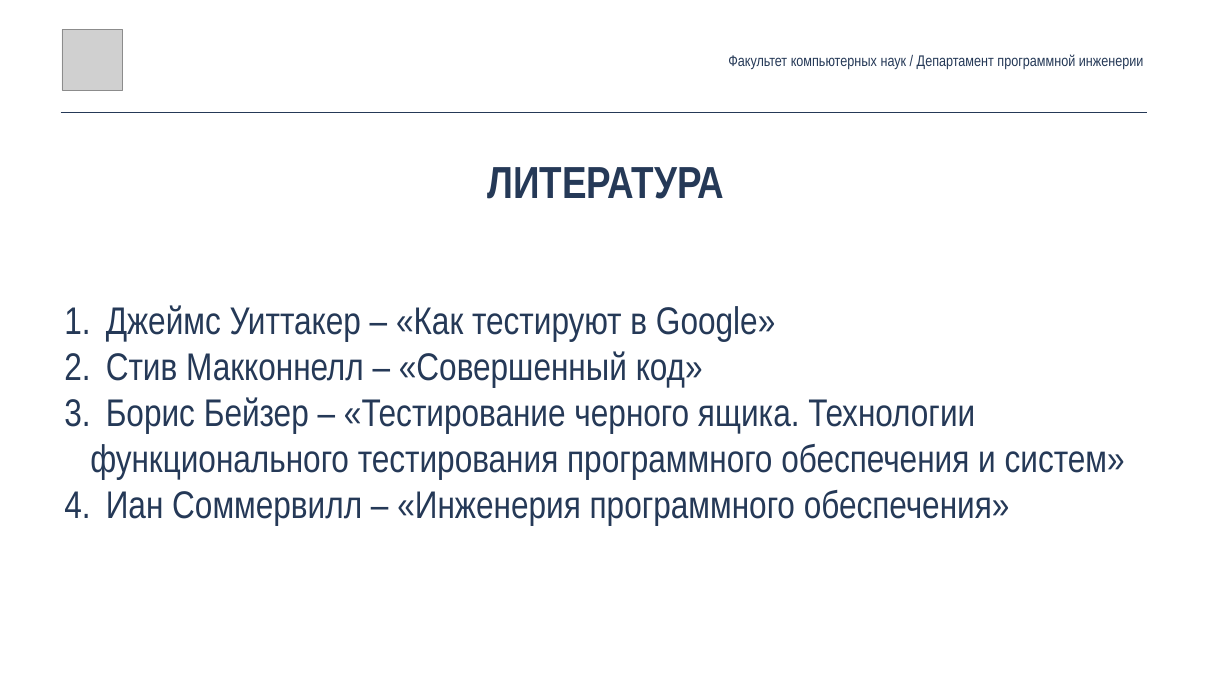
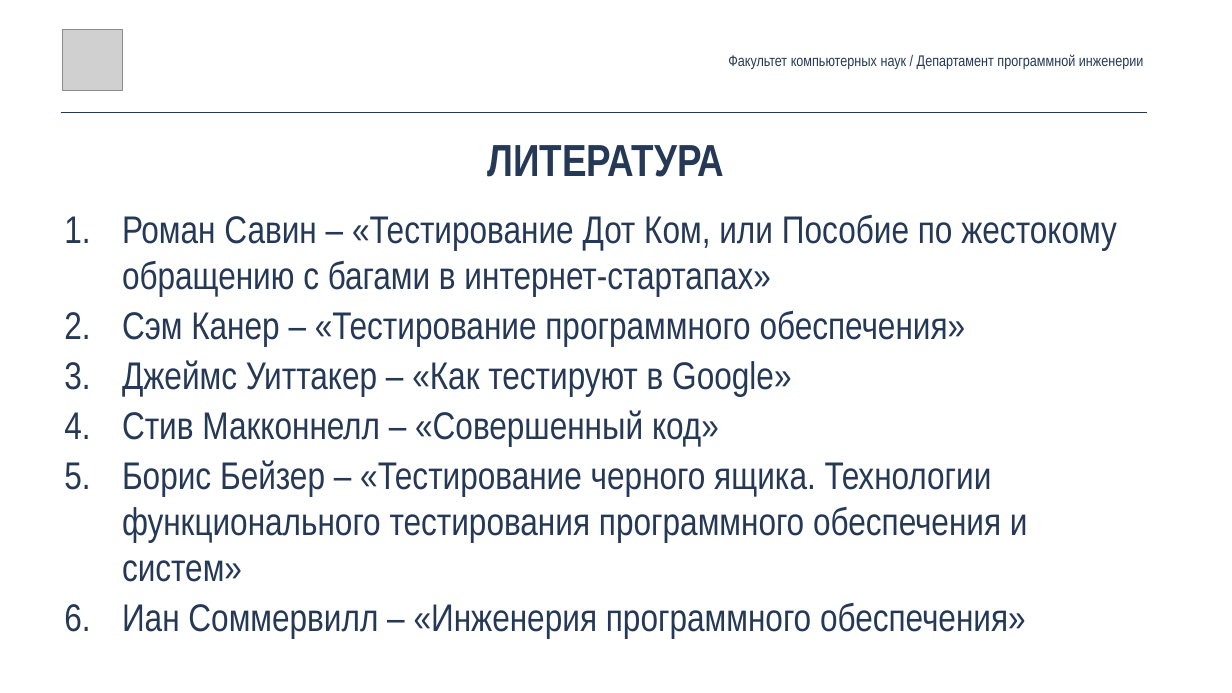
Before and after one commit to andrewt0301/qa-testing-course, a slide deck: slide 10 of seminars/seminar01/Seminar01.pptx (slide 9 before the commit). Drawn at 1232x693 pixels with LibreOffice and Linux fonts; fonts in the diff are those of the drawing; grey boxes stand for pictures. Boxes give left, top, right and bottom in pixels: in the first picture for what was removed or moved away, otherwise in the second. Text is boxed around its words. In the diff, an @@ line names an element or a change of style, - is before the commit and + after.

```diff
--- a/seminars/seminar01/Seminar01.pptx
+++ b/seminars/seminar01/Seminar01.pptx
@@ text "ЛИТЕРАТУРА" moved from (x1=488, y1=167, x2=725, y2=199) to (x1=488, y1=145, x2=725, y2=177) @@
@@ text "Роман Савин – «Тестирование Дот ..." moved from (x1=90, y1=305, x2=1125, y2=526) to (x1=122, y1=215, x2=1117, y2=639) @@
@@ text at (x1=122, y1=215, x2=1117, y2=347): paragraphs added @@
+1. Роман Савин – «Тестирование Дот Ком, или Пособие по жестокому обращению с багами в интернет-стартапах»
+2. Сэм Канер – «Тестирование программного обеспечения»
@@ text at (x1=122, y1=360, x2=1028, y2=639): indent changed; more space between paragraphs @@
```
Also in this commit, not shown: 4 other slides changed, 1 slide added, 1 other file.
